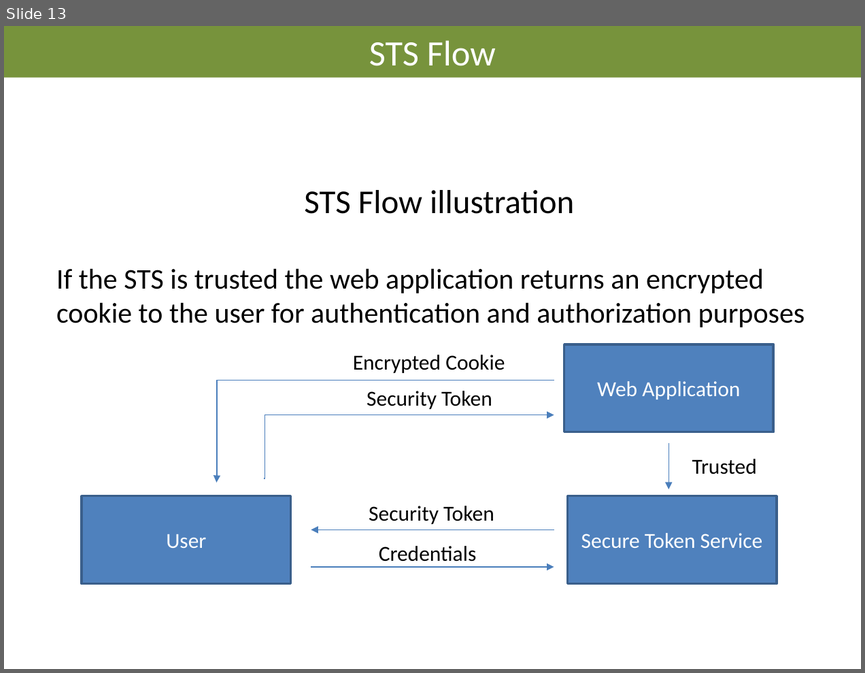
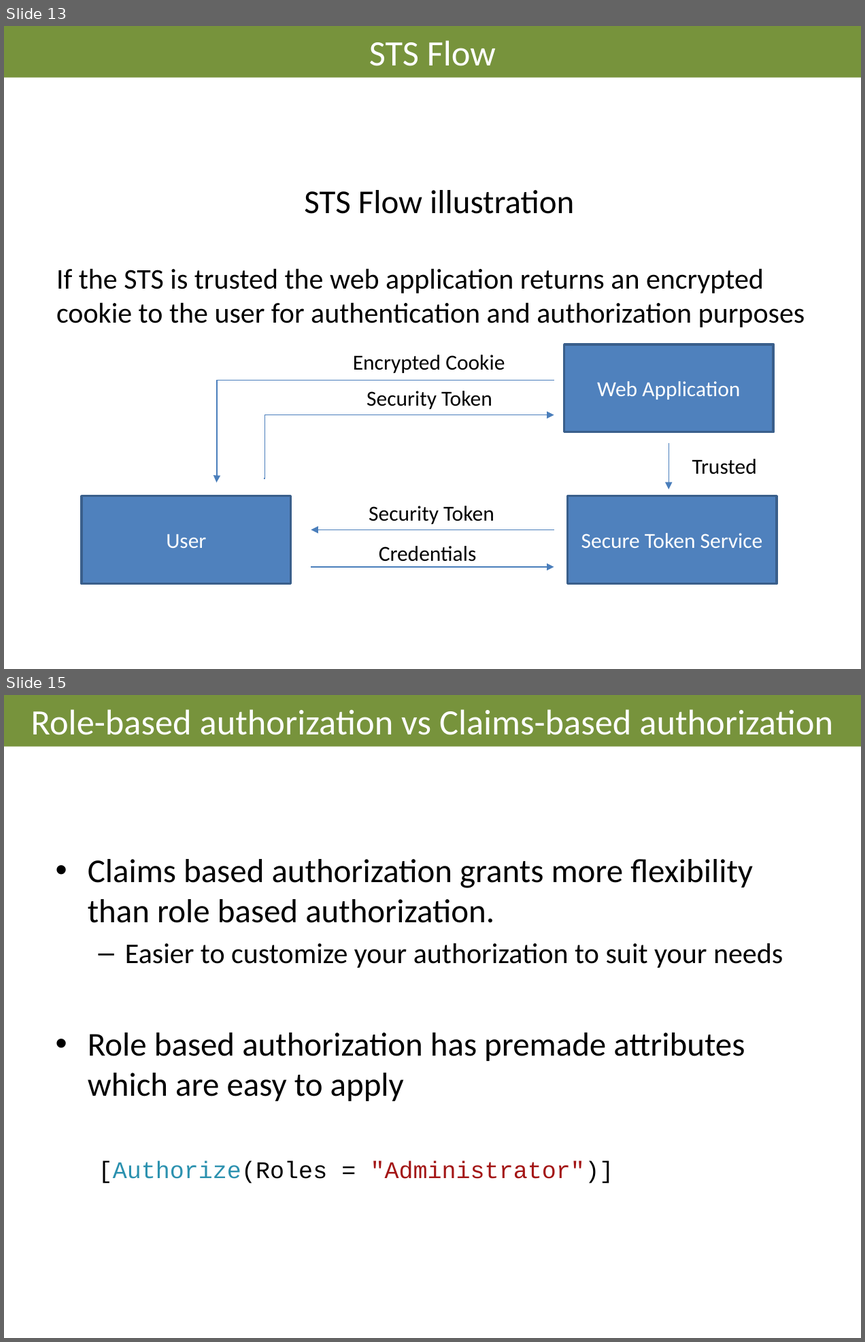
Before and after one commit to AndreasElffors/IdentityTemplate, a slide deck: Documents/Identity-Theory.pptx. Shown one above the other, each under a label of ours: slide 13 before the commit, slides 13 and 15 after it; the slides between them are not shown. The pictures are 865x673 and 865x1342 pixels, drawn with LibreOffice and Linux fonts; fonts in the diff are those of the drawing; background and template pictures are left out. Boxes give left, top, right and bottom in pixels: in the first picture for what was removed or moved away, otherwise in the second. Text is boxed around its words. In the diff, an @@ line names an element or a change of style, - is before the commit and + after.

```diff
--- a/Documents/Identity-Theory.pptx
+++ b/Documents/Identity-Theory.pptx
@@ slide 15 added at [4, 695, 861, 1338], background #FFFFFF @@
@@ title added at [4, 695, 861, 747], fill #77933C, 30 pt, text #FFFFFF @@
+Role-based authorization vs Claims-based authorization
@@ text added at [47, 845, 818, 1269], outline #FFFFFF 0.75 pt, 28 pt, text #000000 @@
+• Claims based authorization grants more flexibility than role based authorization.
+  – Easier to customize your authorization to suit your needs
+• Role based authorization has premade attributes which are easy to apply
+[Authorize(Roles = "Administrator")]
```
Also in this commit, not shown: 2 other slides added, 1 other file.
